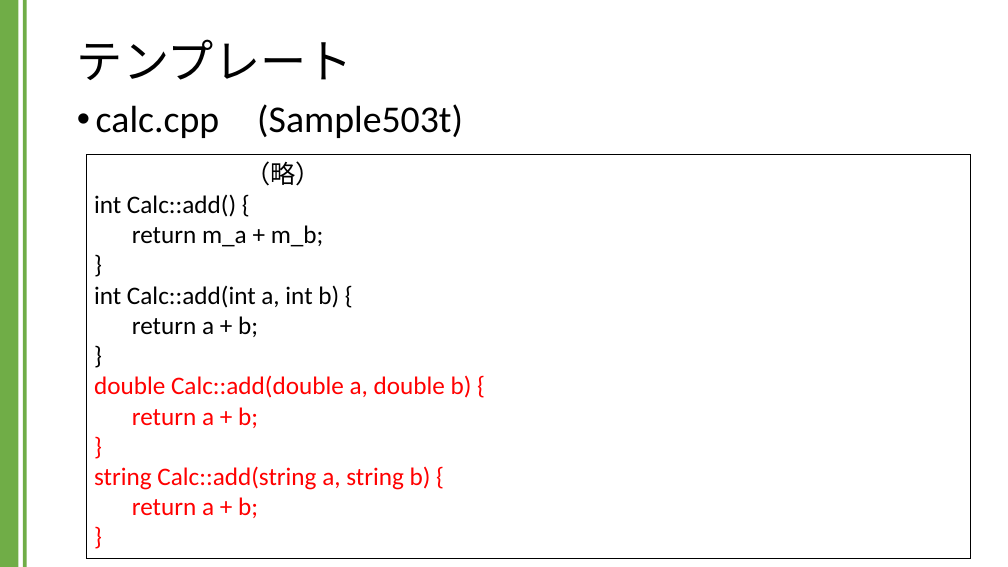
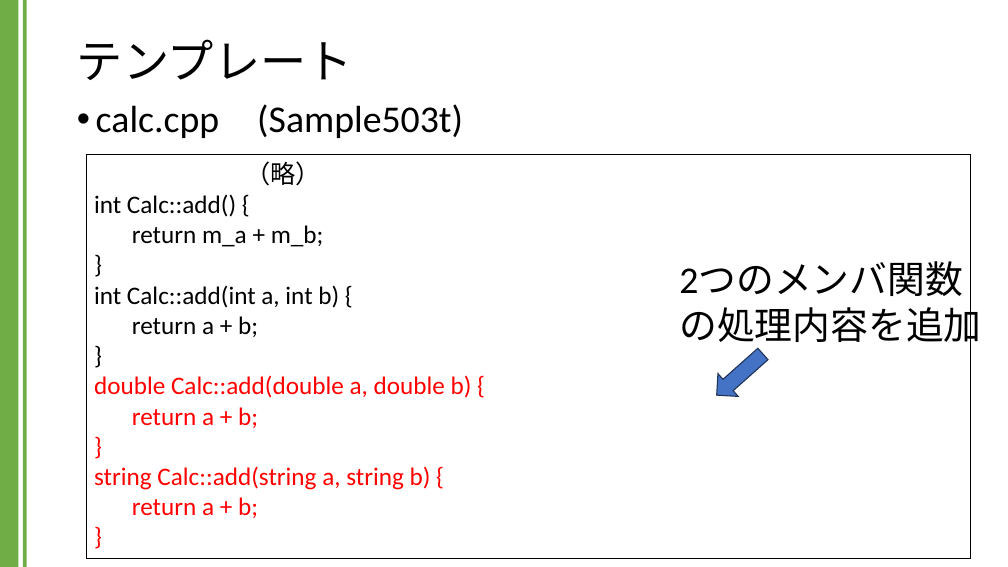
Before and after one commit to kic-murata/cpp2024, a slide deck: slide 3 of 授業資料/講義資料：テンプレート.pptx. Drawn at 1008x567 pixels with LibreOffice and Linux fonts; fonts in the diff are those of the drawing. Boxes give left, top, right and bottom in pixels: in the first picture for what was removed or moved away, otherwise in the second. Text is boxed around its words. In the diff, an @@ line names an element or a change of style, - is before the commit and + after.

```diff
--- a/授業資料/講義資料：テンプレート.pptx
+++ b/授業資料/講義資料：テンプレート.pptx
@@ text added at (679,262,981,349), 36 pt, text #000000 @@
+2つのメンバ関数
+の処理内容を追加
@@ down arrow added at (706,343,773,407), fill #4472C4, outline #1E3256 1 pt @@
```
Also in this commit, not shown: 2 other slides changed, 8 other files.
